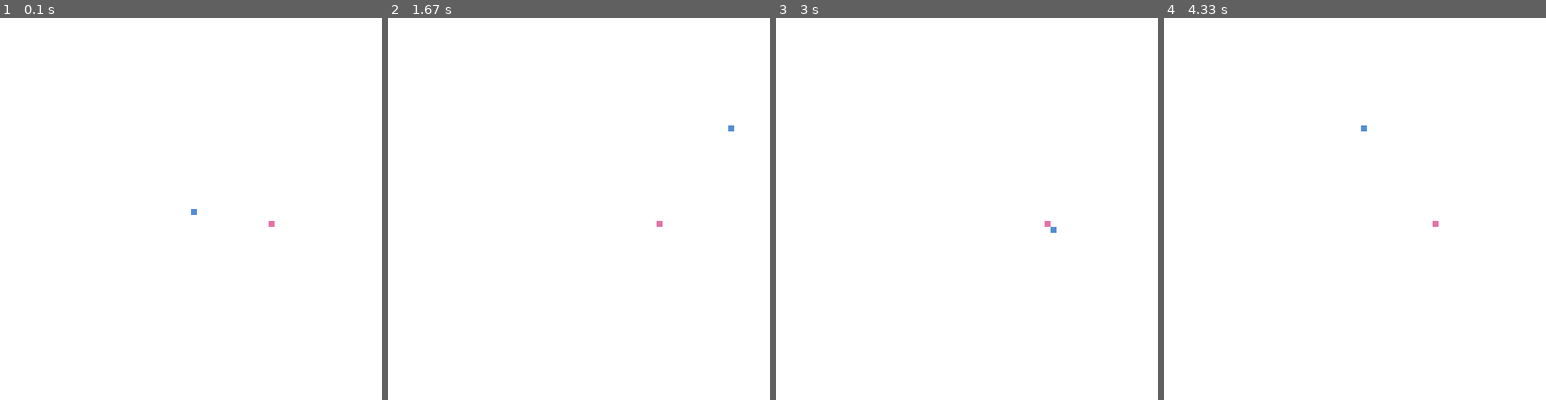
Above: before the commit, frames 1-4 (left to right).
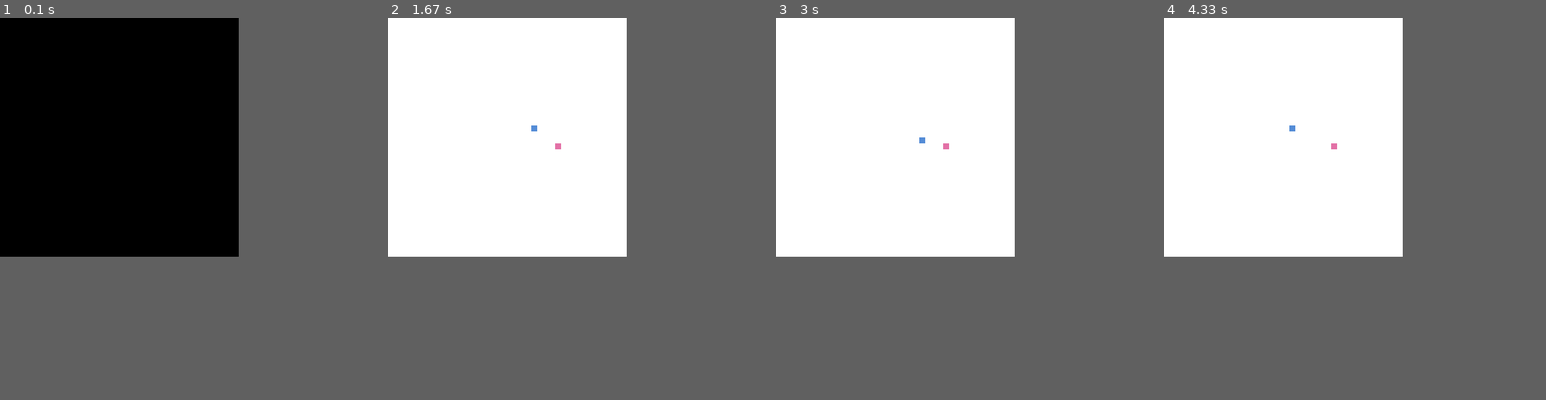
Above: after the commit, the same moments.

Repository: 100ballovby/8A_lessons_2122
Game: pygame game, started from 15_lesson_3101/01_collision.py
Same seed, same stepped clock (60 frames per second), same inputs: the game is played once before the commit and once after it.
Inputs:
- Up to frame 1 (0.1 s): no input
- Up to frame 2 (1.67 s): hold Right 0.33-0.8 s; hold Up 0.83-1.27 s; hold Right from 1.3 s (still down)
- Up to frame 3 (3 s): release Right at 1.8 s; hold Left 1.83-2.37 s; hold Down 2.4-2.95 s; hold Left from 2.98 s (still down)
- Up to frame 4 (4.33 s): release Left at 3.53 s; hold Up 3.57-4.12 s; hold Right from 4.15 s (still down)
In our replay, the window is 640x640 before the commit and 400x400 after it. These sizes can differ from the game's own. Grey fills any space a smaller window leaves; there, only what the larger window draws over its background counts as a difference.

The runs differ from the first frame. In frame 1, 39% of the frame differs, in the area x 0-72%, y 0-63%; in frame 2, 0.1%; in frame 3, 0.1%; in frame 4, 0.1%.

Commit message:
Finishing hitbox feeling ❄️

Diff:
--- a/15_lesson_3101/01_collision.py
+++ b/15_lesson_3101/01_collision.py
@@ -3,8 +3,8 @@
 from random import randrange
 
 
-W = 640
-H = 640
+W = 400
+H = 400
 screen = pg.display.set_mode((W, H))  # 640pх - ширина и 480px - высота
 clock = pg.time.Clock()  # добавление задержки в главный цикл
 
@@ -14,7 +14,7 @@
 x1_change = 0  # смена положения объекта на экране
 y1_change = 0  # смена положения объекта на экране
 block = 10
-speed = 30
+speed = 5
 
 # неигровой персонаж
 enemy_x = round(randrange(0, W - block) / 10) * 10
